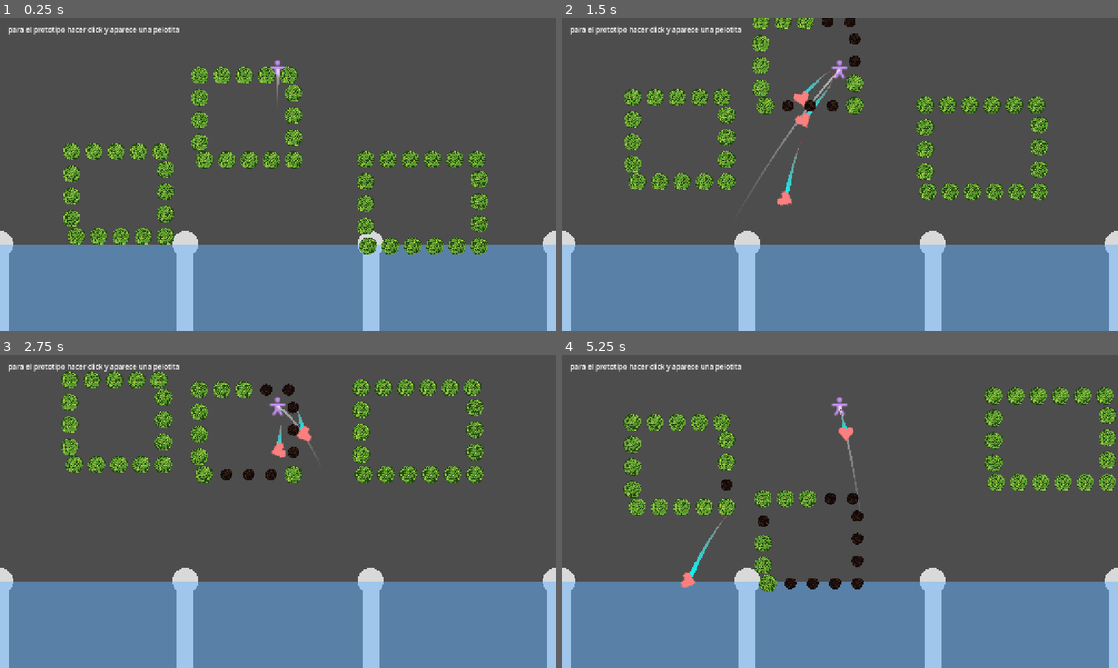
Above: before the commit, frames 1-4 (two rows, left to right).
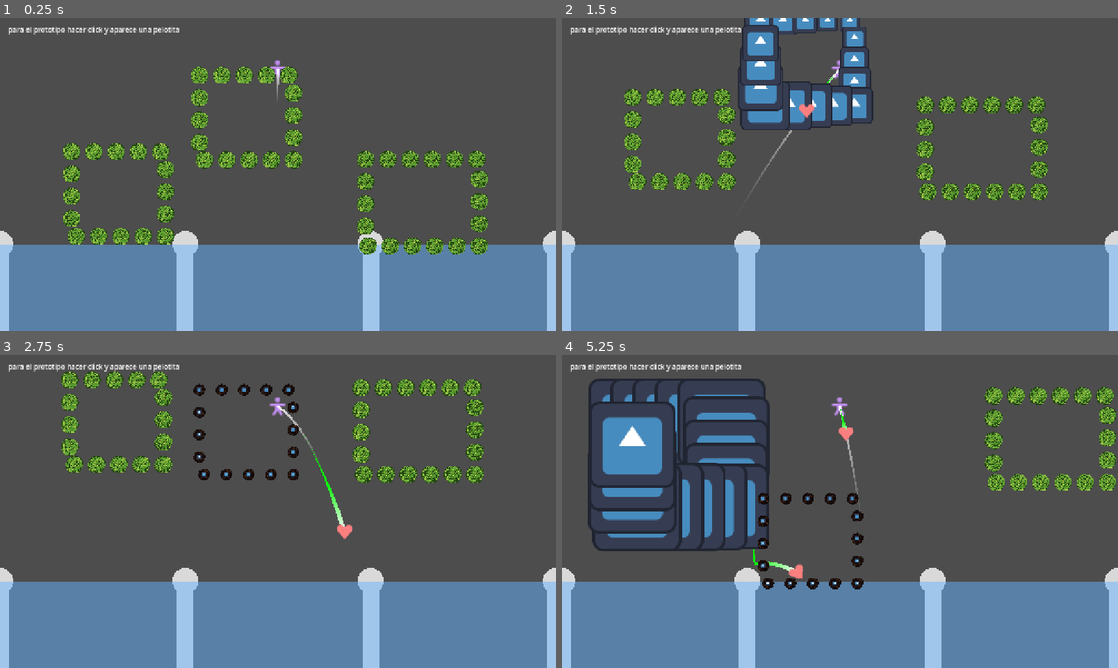
Above: after the commit, the same moments.

Repository: Markynico/LUJ-2026
Game: Godot game, scene res://escenas/prueba_escena.tscn
Same seed, same stepped clock (60 frames per second), same inputs: the game is played once before the commit and once after it. The engine's default icon, where the game draws it, is replaced by a stand-in: a white triangle on a blue panel in a dark square. Sound files missing from this copy of the repository are replaced by a short silence.
Inputs (mouse positions are in pixels of both pictures, inside the frame that each line leads up to):
- Up to frame 1 (0.25 s): no input
- Up to frame 2 (1.5 s): tap Y at 0.5, 1.25 s; move the mouse to (962, 158) at 0.52 s; click (962, 158) at 0.6 s; drag from (728, 190) to (656, 287) at 1.27 s
- Up to frame 3 (2.75 s): tap Y at 2 s; move the mouse to (333, 442) at 2.02 s; click (333, 442) at 2.1 s
- Up to frame 4 (5.25 s): tap Y at 2.75, 3.5, 4.25 s; drag from (812, 574) to (1023, 624) at 2.77 s; move the mouse to (1006, 558) at 3.52 s; click (1006, 558) at 3.6 s; drag from (673, 464) to (1023, 624) at 4.27 s; move the mouse to (867, 511) at 5.02 s; click (867, 511) at 5.1 s

The runs differ from the first frame. In frame 1, less than 0.1% of the frame differs, in the area x 49-51%, y 16-22%; in frame 2, 4.6%; in frame 3, 1.7%; in frame 4, 10%, in the area x 4-54%, y 7-76%.

Commit message:
explosion + tipos en ovillos

Diff:
--- /dev/null
+++ b/luj-2026/escenas/Ovillo.tscn
@@ -0,0 +1,50 @@
+[gd_scene format=3 uid="uid://dy3jqoayfdkwm"]
+
+[ext_resource type="Script" uid="uid://cil5i0yy8liwu" path="res://scripts/ovillo.gd" id="1_wlnnp"]
+[ext_resource type="Script" uid="uid://cv3xugh8gva3y" path="res://scripts/ovillos_custom/efecto_ovillo_explosion.gd" id="3_dcous"]
+[ext_resource type="Texture2D" uid="uid://dbcovwwwqfpky" path="res://assets/sprite_ovillos/Ovillo verde.png" id="3_vkchq"]
+[ext_resource type="Script" uid="uid://bbkyk2anhunsd" path="res://scripts/ovillos_custom/ovillo_base.gd" id="3_wlnnp"]
+[ext_resource type="Texture2D" uid="uid://wr43cbl6x483" path="res://assets/sprite_ovillos/Ovillo negro.png" id="4_3vil1"]
+[ext_resource type="AudioStream" uid="uid://2jvby7clemka" path="res://assets/audio/sfx/romper_pelotita.wav" id="5_f54ks"]
+
+[sub_resource type="Resource" id="Resource_wlnnp"]
+script = ExtResource("3_dcous")
+metadata/_custom_type_script = "uid://cv3xugh8gva3y"
+
+[sub_resource type="Resource" id="Resource_anqno"]
+script = ExtResource("3_wlnnp")
+sprite = ExtResource("3_vkchq")
+audio = ExtResource("5_f54ks")
+efectos_al_recibir_impacto = [SubResource("Resource_wlnnp")]
+metadata/_custom_type_script = "uid://bbkyk2anhunsd"
+
+[sub_resource type="CircleShape2D" id="CircleShape2D_37ege"]
+radius = 20.0
+
+[node name="Ovillo" type="StaticBody2D" unique_id=142733400 node_paths=PackedStringArray("audio", "forma_colision", "sprite_normal", "sprite_desactivado")]
+script = ExtResource("1_wlnnp")
+tipo_ovillo = SubResource("Resource_anqno")
+audio = NodePath("AudioStreamPlayer")
+forma_colision = NodePath("CollisionShape2D")
+sprite_normal = NodePath("SpriteNormal")
+sprite_desactivado = NodePath("SpriteDesactivado")
+
+[node name="SpriteNormal" type="Sprite2D" parent="." unique_id=20603333]
+texture_filter = 1
+position = Vector2(0.99999905, -3.9999995)
+scale = Vector2(0.16643755, 0.16643755)
+texture = ExtResource("3_vkchq")
+
+[node name="SpriteDesactivado" type="Sprite2D" parent="." unique_id=550040605]
+visible = false
+position = Vector2(0, -2)
+scale = Vector2(0.11, 0.11)
+texture = ExtResource("4_3vil1")
+
+[node name="CollisionShape2D" type="CollisionShape2D" parent="." unique_id=1818122697]
+shape = SubResource("CircleShape2D_37ege")
+
+[node name="AudioStreamPlayer" type="AudioStreamPlayer" parent="." unique_id=1822913173]
+unique_name_in_owner = true
+stream = ExtResource("5_f54ks")
+volume_db = -0.5
--- a/luj-2026/escenas/bola_de_pelos.tscn
+++ b/luj-2026/escenas/bola_de_pelos.tscn
@@ -1,24 +1,39 @@
 [gd_scene format=3 uid="uid://dccnge8bwnhmv"]
 
 [ext_resource type="Script" uid="uid://7uwexjujii6u" path="res://scripts/bola_de_pelos.gd" id="1_q2vq6"]
-[ext_resource type="Resource" uid="uid://cefp6mo0t1mgi" path="res://scripts/resources/BolaPelosNormal.tres" id="2_rguhl"]
 [ext_resource type="Texture2D" uid="uid://bsk14c2sew84m" path="res://iconos_custom/gobot.svg" id="2_unop5"]
+[ext_resource type="Script" uid="uid://c7ogyqxnq7236" path="res://scripts/pelotitas_custom/pelotita_base.gd" id="3_7sm33"]
+[ext_resource type="Script" uid="uid://5i4oxxen13xa" path="res://scripts/pelotitas_custom/efecto_rebote_normal.gd" id="3_avp8o"]
 [ext_resource type="Script" uid="uid://c31lbqa2grch4" path="res://scripts/pelotitas_custom/efectos_pelotita.gd" id="3_mfh0k"]
-[ext_resource type="Resource" uid="uid://bvv1rqdfseda7" path="res://scripts/resources/EfectoEspejismo.tres" id="4_avp8o"]
 [ext_resource type="AudioStream" uid="uid://2jvby7clemka" path="res://assets/audio/sfx/romper_pelotita.wav" id="4_rguhl"]
 [ext_resource type="PackedScene" uid="uid://dmexovyecfyo4" path="res://escenas/componentes/estela_movimiento.tscn" id="4_tra1g"]
+[ext_resource type="Texture2D" uid="uid://y01cjx6nscow" path="res://iconos_custom/heart.svg" id="5_sdgal"]
+
+[sub_resource type="Gradient" id="Gradient_sdgal"]
+offsets = PackedFloat32Array(0.53246754, 1)
+colors = PackedColorArray(0, 1, 0, 1, 1, 1, 1, 1)
+
+[sub_resource type="Resource" id="Resource_0ct46"]
+script = ExtResource("3_avp8o")
+metadata/_custom_type_script = "uid://5i4oxxen13xa"
+
+[sub_resource type="Resource" id="Resource_avp8o"]
+script = ExtResource("3_7sm33")
+textura = ExtResource("5_sdgal")
+colores_estela = SubResource("Gradient_sdgal")
+efectos = Array[ExtResource("3_mfh0k")]([SubResource("Resource_0ct46")])
+metadata/_custom_type_script = "uid://c7ogyqxnq7236"
 
 [sub_resource type="CircleShape2D" id="CircleShape2D_37ege"]
 radius = 19.026299
 
 [node name="BolaDePelos" type="RigidBody2D" unique_id=660631560 node_paths=PackedStringArray("sprite_bola", "estela_movimiento", "audio")]
 z_index = 1
+continuous_cd = 2
 contact_monitor = true
-continuous_cd = 2
 max_contacts_reported = 2
 script = ExtResource("1_q2vq6")
-configuracion_pelotita = ExtResource("2_rguhl")
-efectos_al_rebotar = Array[ExtResource("3_mfh0k")]([ExtResource("4_avp8o")])
+tipo_pelotita = SubResource("Resource_avp8o")
 sprite_bola = NodePath("SpriteBola")
 estela_movimiento = NodePath("EstelaMovimiento")
 audio = NodePath("AudioRebote")
--- /dev/null
+++ b/luj-2026/escenas/componentes/explosion.tscn
@@ -0,0 +1,46 @@
+[gd_scene format=3 uid="uid://8fp4u37v55ma"]
+
+[ext_resource type="Script" uid="uid://y1lycsaua1lj" path="res://scripts/explosion.gd" id="1_jo8qg"]
+[ext_resource type="Texture2D" uid="uid://dx353b6iil2jy" path="res://icon.svg" id="2_kqol7"]
+
+[sub_resource type="CircleShape2D" id="CircleShape2D_37ege"]
+radius = 49.365982
+
+[sub_resource type="Animation" id="Animation_nv2mc"]
+resource_name = "probando"
+tracks/0/type = "value"
+tracks/0/imported = false
+tracks/0/enabled = true
+tracks/0/path = NodePath("Sprite2D:scale")
+tracks/0/interp = 2
+tracks/0/loop_wrap = true
+tracks/0/keys = {
+"times": PackedFloat32Array(0, 0.53333336, 1),
+"transitions": PackedFloat32Array(1, 1, 1),
+"update": 0,
+"values": [Vector2(0.08, 0.08), Vector2(1.6, 1.6), Vector2(0.08, 0.08)]
+}
+
+[sub_resource type="AnimationLibrary" id="AnimationLibrary_spn5a"]
+_data = {
+&"probando": SubResource("Animation_nv2mc")
+}
+
+[node name="Explosion" type="Node2D" unique_id=1253243995]
+script = ExtResource("1_jo8qg")
+
+[node name="Area2D" type="Area2D" parent="." unique_id=307007487]
+unique_name_in_owner = true
+
+[node name="CollisionShape2D" type="CollisionShape2D" parent="Area2D" unique_id=944350662]
+shape = SubResource("CircleShape2D_37ege")
+
+[node name="AnimationPlayer" type="AnimationPlayer" parent="." unique_id=187689397]
+libraries/ = SubResource("AnimationLibrary_spn5a")
+autoplay = &"probando"
+
+[node name="Sprite2D" type="Sprite2D" parent="." unique_id=1668059366]
+scale = Vector2(0.08, 0.08)
+texture = ExtResource("2_kqol7")
+
+[connection signal="body_entered" from="Area2D" to="." method="_on_area_2d_body_entered"]
--- a/luj-2026/escenas/componentes/trayectoria_disparo.tscn
+++ b/luj-2026/escenas/componentes/trayectoria_disparo.tscn
@@ -7,8 +7,8 @@
 point_count = 2
 
 [sub_resource type="Gradient" id="Gradient_6vpaq"]
-offsets = PackedFloat32Array(0, 0.43209878)
-colors = PackedColorArray(1, 1, 1, 0.56078434, 1, 1, 1, 0)
+offsets = PackedFloat32Array(0, 0.39506173)
+colors = PackedColorArray(1, 1, 1, 0.8745098, 1, 1, 1, 0)
 
 [node name="TrayectoriaDisparo" type="Line2D" unique_id=2096489121]
 closed = true
--- a/luj-2026/escenas/fondo_menu_pelotitas.tscn
+++ b/luj-2026/escenas/fondo_menu_pelotitas.tscn
@@ -1,7 +1,7 @@
 [gd_scene format=3 uid="uid://cb5y372b6m6i0"]
 
-[ext_resource type="Script" path="res://scripts/fondo_menu_pelotitas.gd" id="1_fondo"]
-[ext_resource type="PackedScene" uid="uid://dy3jqoayfdkwm" path="res://escenas/pelotita_estatica_prueba.tscn" id="2_pegs"]
+[ext_resource type="Script" uid="uid://dte0ehwesipla" path="res://scripts/fondo_menu_pelotitas.gd" id="1_fondo"]
+[ext_resource type="PackedScene" uid="uid://dy3jqoayfdkwm" path="res://escenas/Ovillo.tscn" id="2_pegs"]
 
 [node name="FondoMenuPelotitas" type="Node2D"]
 script = ExtResource("1_fondo")
--- a/luj-2026/escenas/pelotita_estatica_prueba.tscn
+++ /dev/null
@@ -1,38 +0,0 @@
-[gd_scene format=3 uid="uid://dy3jqoayfdkwm"]
-
-[ext_resource type="Script" uid="uid://cil5i0yy8liwu" path="res://scripts/ovillo.gd" id="1_ovillo"]
-[ext_resource type="Texture2D" uid="uid://dbcovwwwqfpky" path="res://assets/sprite_ovillos/Ovillo verde.png" id="2_231nb"]
-[ext_resource type="Resource" uid="uid://oqtx0omob3qi" path="res://scripts/resources/ovillo_normal.tres" id="2_ncv57"]
-[ext_resource type="AudioStream" uid="uid://2jvby7clemka" path="res://assets/audio/sfx/romper_pelotita.wav" id="3_231nb"]
-[ext_resource type="Texture2D" uid="uid://wr43cbl6x483" path="res://assets/sprite_ovillos/Ovillo negro.png" id="3_kjm64"]
-
-[sub_resource type="CircleShape2D" id="CircleShape2D_37ege"]
-radius = 20.0
-
-[node name="Ovillo" type="StaticBody2D" unique_id=142733400 node_paths=PackedStringArray("audio", "forma_colision", "sprite_normal", "sprite_desactivado")]
-script = ExtResource("1_ovillo")
-configuracion_ovillo = ExtResource("2_ncv57")
-audio = NodePath("AudioStreamPlayer")
-forma_colision = NodePath("CollisionShape2D")
-sprite_normal = NodePath("SpriteNormal")
-sprite_desactivado = NodePath("SpriteDesactivado")
-
-[node name="SpriteNormal" type="Sprite2D" parent="." unique_id=20603333]
-texture_filter = 1
-position = Vector2(0.99999905, -3.9999995)
-scale = Vector2(0.16643755, 0.16643755)
-texture = ExtResource("2_231nb")
-
-[node name="SpriteDesactivado" type="Sprite2D" parent="." unique_id=550040605]
-visible = false
-position = Vector2(0, -2)
-scale = Vector2(0.11, 0.11)
-texture = ExtResource("3_kjm64")
-
-[node name="CollisionShape2D" type="CollisionShape2D" parent="." unique_id=1818122697]
-shape = SubResource("CircleShape2D_37ege")
-
-[node name="AudioStreamPlayer" type="AudioStreamPlayer" parent="." unique_id=1822913173]
-unique_name_in_owner = true
-stream = ExtResource("3_231nb")
-volume_db = -0.5
--- a/luj-2026/escenas/prueba_escena.tscn
+++ b/luj-2026/escenas/prueba_escena.tscn
@@ -3,7 +3,7 @@
 [ext_resource type="PackedScene" uid="uid://brhfmi38jresg" path="res://escenas/componentes/disparador_pelotita.tscn" id="2_jn8va"]
 [ext_resource type="Script" uid="uid://bh3lxufik2p65" path="res://scripts/niveles/cargador_de_nivel.gd" id="3_qjisj"]
 [ext_resource type="Resource" uid="uid://dqestmncri4nu" path="res://niveles/prueba divisiones.tres" id="4_7oqg1"]
-[ext_resource type="PackedScene" uid="uid://dy3jqoayfdkwm" path="res://escenas/pelotita_estatica_prueba.tscn" id="4_qjisj"]
+[ext_resource type="PackedScene" uid="uid://dy3jqoayfdkwm" path="res://escenas/Ovillo.tscn" id="4_qjisj"]
 [ext_resource type="Script" uid="uid://mrkgoq2v1cix" path="res://scripts/niveles/selector_de_niveles.gd" id="5_7oqg1"]
 
 [node name="PRUEBA_ESCENA" type="Node2D" unique_id=1045362644]
--- a/luj-2026/scripts/bola_de_pelos.gd
+++ b/luj-2026/scripts/bola_de_pelos.gd
@@ -2,10 +2,10 @@
 class_name BolaDePelos
 extends RigidBody2D
 
-@export_group("RESOURCES")
-##resource para configurar a la pelotita, contiene info de la textura, color de la estela y demas.
-@export var configuracion_pelotita : PelotitaBase
-@export var efectos_al_rebotar : Array[EfectosPelotita]
+#a futuro capaz meto un enum de TIPO DE BOLA DE PELOS y q segun ese enum se instancie y se setee toooda la info q necesito (?
+
+@export_group("TIPO")
+@export var tipo_pelotita : PelotitaBase #TODO revisar si de verdad lo necesito aca o directamente hacer export vars aca en el nodo
 
 @export_group("NODOS")
 @export var sprite_bola: Sprite2D
@@ -14,15 +14,16 @@
 
 
 var fue_duplicada : bool = false #probando, seguro lo saco de aca
+var contador_rebotes : int = 0
 
 func _ready() -> void:
-	estela_movimiento.gradient = configuracion_pelotita.colores_estela
-	sprite_bola.texture = configuracion_pelotita.textura
+	estela_movimiento.gradient = tipo_pelotita.colores_estela
+	sprite_bola.texture = tipo_pelotita.textura
 
 func _on_body_shape_entered(body_rid: RID, body: Node, body_shape_index: int, local_shape_index: int) -> void:
 	if body is BolaDePelos: #evito rebote con otras bolas de pelos
 		return
-	for efecto in efectos_al_rebotar:
+	for efecto in tipo_pelotita.efectos:
 		efecto.impactar_con_objeto(self, body)
 		sonido_rebote()
 
--- /dev/null
+++ b/luj-2026/scripts/explosion.gd
@@ -0,0 +1,13 @@
+class_name Explosion
+extends Node2D
+
+@onready var area_2d: Area2D = %Area2D
+
+func _ready() -> void:
+	area_2d.set_deferred("monitoring", true)
+
+func _on_area_2d_body_entered(body: Node2D) -> void:
+	if body is Ovillo:
+		print("hay ovillo en explosion")
+		body.recibir_impacto()
+		#+ animacion q se esta ejecutando sola en el animation player
--- a/luj-2026/scripts/ovillo.gd
+++ b/luj-2026/scripts/ovillo.gd
@@ -2,7 +2,7 @@
 class_name Ovillo
 extends StaticBody2D
 
-@export var configuracion_ovillo : OvilloBase
+@export var tipo_ovillo : OvilloBase
 
 @export_group("NODOS")
 @export var audio : AudioStreamPlayer
@@ -14,12 +14,16 @@
 
 func _ready() -> void:
 	sprite_desactivado.hide()
-	audio.stream = configuracion_ovillo.audio
-	sprite_normal.texture = configuracion_ovillo.sprite
+	audio.stream = tipo_ovillo.audio
+	sprite_normal.texture = tipo_ovillo.sprite
 
 func recibir_impacto() -> void: #se llama desde la bola de pelos al impactar con esto
-	if activado:
-		desactivar_ovillo()
+	if not activado:
+		return
+	desactivar_ovillo()
+	for efecto in tipo_ovillo.efectos_al_recibir_impacto:
+		efecto.al_recibir_impacto(self)
+		pass
 
 func desactivar_ovillo():
 	forma_colision.set_deferred("disabled", true)
@@ -28,10 +32,13 @@
 	audio.play()
 	activado = false
 
-func reactivar_ovillo():
+func reactivar_ovillo(): #por si hay bolas de pelo q puedan reactivar los ovillos como en el peglin
 	if not activado:
 		#aca le meto el codigo dsp
 		pass
 
+func explotar():
+	pass
+
 func congelar():
 	pass
--- /dev/null
+++ b/luj-2026/scripts/ovillos_custom/efecto_ovillo_base.gd
@@ -0,0 +1,5 @@
+class_name EfectosOvillo
+extends Resource
+
+func al_recibir_impacto(ovillo: Ovillo):
+	pass
--- /dev/null
+++ b/luj-2026/scripts/ovillos_custom/efecto_ovillo_explosion.gd
@@ -0,0 +1,9 @@
+class_name EfectoExplosion
+extends EfectosOvillo
+
+var explosion_scene: PackedScene = preload("res://escenas/componentes/explosion.tscn")
+
+func al_recibir_impacto(ovillo: Ovillo):
+	var explosion = explosion_scene.instantiate()
+	ovillo.get_parent().add_child(explosion)
+	explosion.global_position = ovillo.global_position
--- a/luj-2026/scripts/ovillos_custom/ovillo_base.gd
+++ b/luj-2026/scripts/ovillos_custom/ovillo_base.gd
@@ -3,3 +3,4 @@
 
 @export var sprite : Texture
 @export var audio : AudioStream
+@export var efectos_al_recibir_impacto : Array[EfectosOvillo]
--- a/luj-2026/scripts/pelotitas_custom/efecto_espejismo.gd
+++ b/luj-2026/scripts/pelotitas_custom/efecto_espejismo.gd
@@ -3,12 +3,10 @@
 
 ##contador de impactos que necesita para duplicarse
 @export var impactos_para_duplicar : int
-var contador_impactos : int = 0
 
 func impactar_con_objeto(pelotita : BolaDePelos ,objeto_a_impactar : Node2D): #probando
 	rebote_simple(pelotita, objeto_a_impactar)
-	contador_impactos += 1
-	if contador_impactos >= impactos_para_duplicar:
-		print("DUPLICAR PELOTITA")
+	pelotita.contador_rebotes += 1 #ahora si, solucionao el bug, tenkiu attie
+	if pelotita.contador_rebotes >= impactos_para_duplicar:
+		#print("DUPLICAR PELOTITA")
 		pelotita.call_deferred("duplicar_pelotita")
-		contador_impactos = 0
--- a/luj-2026/scripts/pelotitas_custom/pelotita_base.gd
+++ b/luj-2026/scripts/pelotitas_custom/pelotita_base.gd
@@ -5,3 +5,4 @@
 @export var textura : Texture2D
 ##colores para la estela q deja la pelotita al moverse
 @export var colores_estela : Gradient
+@export var efectos: Array[EfectosPelotita] #ahora ta aca adentro pq me mezclaba q esten separados
--- a/luj-2026/scripts/resources/BolaPelosNormal.tres
+++ b/luj-2026/scripts/resources/BolaPelosNormal.tres
@@ -1,7 +1,6 @@
 [gd_resource type="Resource" script_class="PelotitaBase" format=3 uid="uid://cefp6mo0t1mgi"]
 
 [ext_resource type="Script" uid="uid://c7ogyqxnq7236" path="res://scripts/pelotitas_custom/pelotita_base.gd" id="1_07tsf"]
-[ext_resource type="AudioStream" uid="uid://2jvby7clemka" path="res://assets/audio/sfx/romper_pelotita.wav" id="1_riwt3"]
 [ext_resource type="Texture2D" uid="uid://y01cjx6nscow" path="res://iconos_custom/heart.svg" id="2_pxh3y"]
 
 [sub_resource type="Gradient" id="Gradient_pxh3y"]
@@ -12,5 +11,4 @@
 script = ExtResource("1_07tsf")
 textura = ExtResource("2_pxh3y")
 colores_estela = SubResource("Gradient_pxh3y")
-audio_al_rebotar = ExtResource("1_riwt3")
 metadata/_custom_type_script = "uid://c7ogyqxnq7236"
Not shown: 1 places in luj-2026/escenas/selector_de_niveles.tscn that only renumber resources
Not shown, added: luj-2026/scripts/explosion.gd.uid
Not shown, added: luj-2026/scripts/ovillos_custom/efecto_ovillo_base.gd.uid
Not shown, added: luj-2026/scripts/ovillos_custom/efecto_ovillo_explosion.gd.uid
